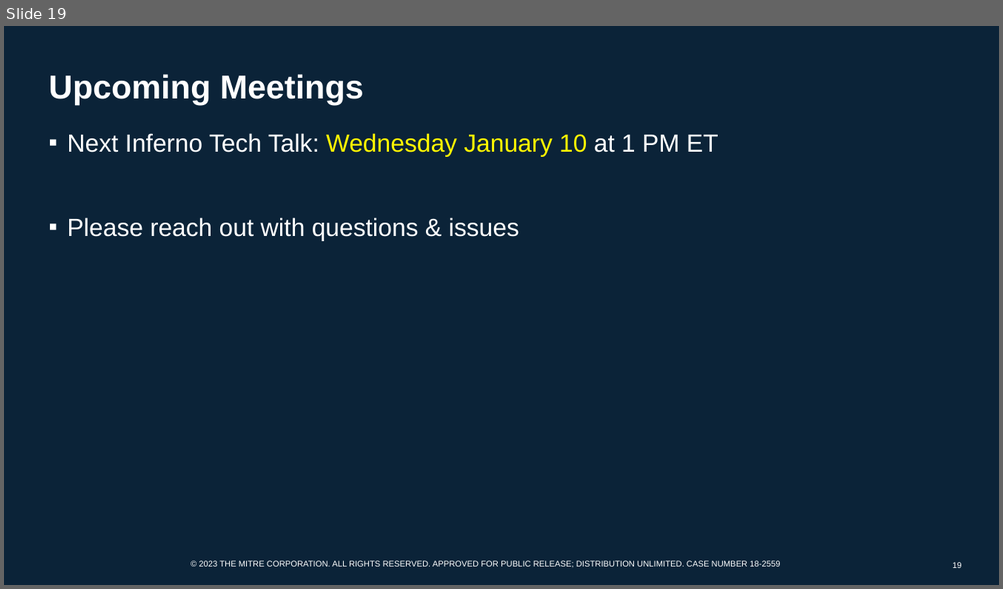
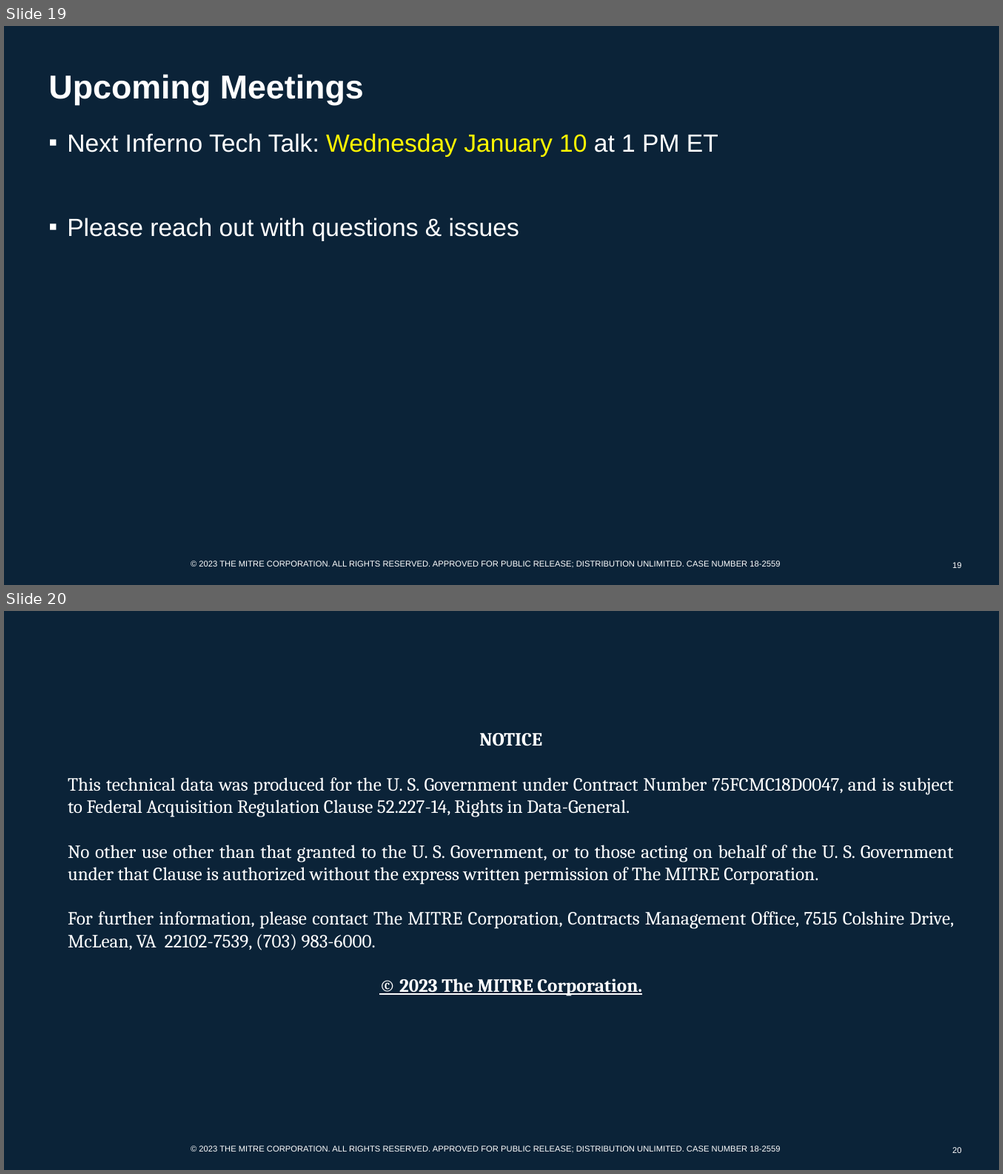
Before and after one commit to inferno-framework/inferno-framework.github.io, a slide deck: download/Inferno_Tech_Talk_Dec_13_2023.pptx. Shown one above the other, each under a label of ours: slide 19 before the commit, slides 19 and 20 after it. The pictures are 1003x589 and 1003x1174 pixels, drawn with LibreOffice and Linux fonts; fonts in the diff are those of the drawing; background and template pictures are left out. Boxes give left, top, right and bottom in pixels: in the first picture for what was removed or moved away, otherwise in the second. Text is boxed around its words. In the diff, an @@ line names an element or a change of style, - is before the commit and + after.

Commit message:
Add data rights legend to tech talk slides

```diff
--- a/download/Inferno_Tech_Talk_Dec_13_2023.pptx
+++ b/download/Inferno_Tech_Talk_Dec_13_2023.pptx
@@ slide 20 added at [4,611,999,1170], background #0B2338; not listed: 1 template element that a slide beside it also shows @@
@@ text added at [68,733,953,997], 18 pt, text #FFFFFF @@
+NOTICE
+This technical data was produced for the U. S. Government under Contract Number 75FCMC18D0047, and is subject to Federal Acquisition Regulation Clause 52.227-14, Rights in Data-General.
+No other use other than that granted to the U. S. Government, or to those acting on behalf of the U. S. Government under that Clause is authorized without the express written permission of The MITRE Corporation.
+For further information, please contact The MITRE Corporation, Contracts Management Office, 7515 Colshire Drive, McLean, VA 22102-7539, (703) 983-6000.
+© 2023 The MITRE Corporation.
@@ page number added at [952,1147,961,1153], 8 pt, text #FFFFFF @@
+20
```
Also in this commit, not shown: 2 other files.
